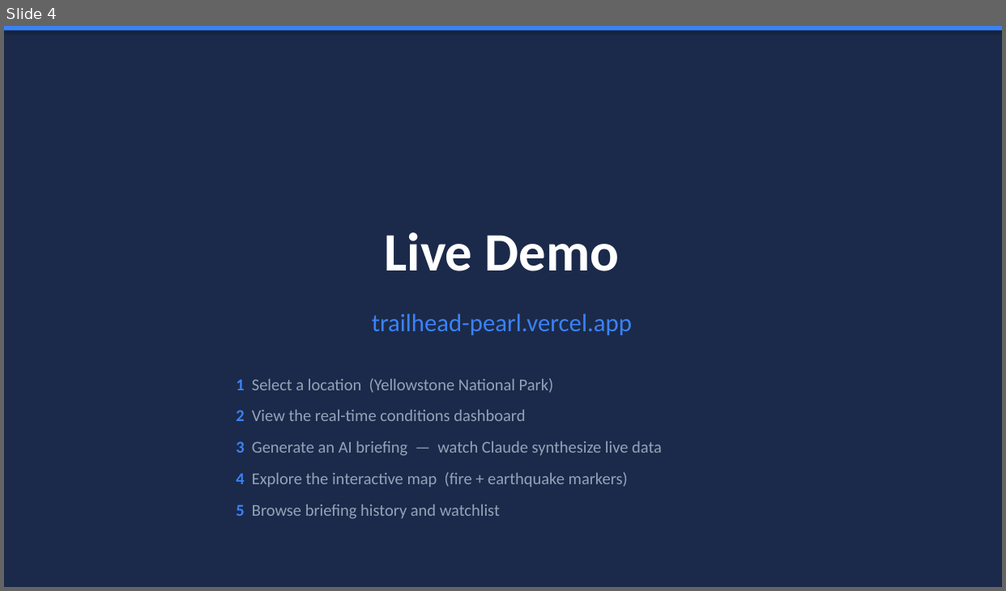
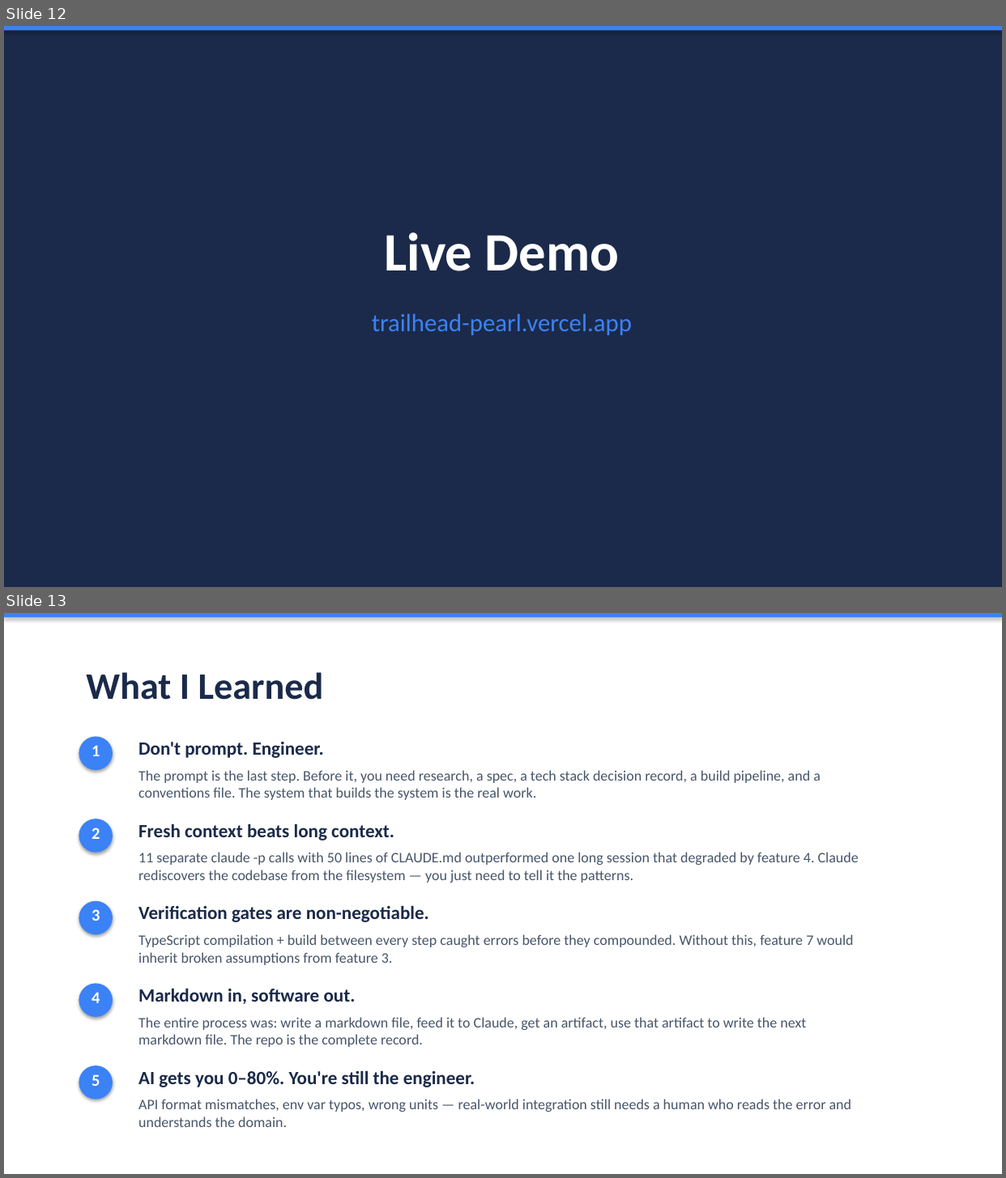
Before and after one commit to keepitsts/claude-ai-brown-bag, a slide deck: presentation/claude-code-brown-bag.pptx. Shown one above the other, each under a label of ours: slide 4 before the commit, slides 12 and 13 after it. The pictures are 1006x591 and 1006x1178 pixels, drawn with LibreOffice and Linux fonts; fonts in the diff are those of the drawing. Boxes give left, top, right and bottom in pixels: in the first picture for what was removed or moved away, otherwise in the second. Text is boxed around its words. In the diff, an @@ line names an element or a change of style, - is before the commit and + after.

```diff
--- a/presentation/claude-code-brown-bag.pptx
+++ b/presentation/claude-code-brown-bag.pptx
@@ slide 13 added at (4, 613, 1002, 1174), background #FFFFFF @@
@@ rectangle added at (4, 613, 1002, 618), fill #3B82F6 @@
@@ text added at (86, 672, 324, 700), 36 pt, text #1B2A4A, bold @@
+What I Learned
@@ ellipse added at (79, 736, 113, 770), fill #3B82F6 @@
@@ text added at (91, 745, 100, 756), 16 pt, text #FFFFFF, bold @@
+1
@@ text added at (138, 742, 324, 758), 18 pt, text #1B2A4A, bold @@
+Don't prompt. Engineer.
@@ text added at (138, 770, 820, 800), 14 pt, text #475569 @@
+The prompt is the last step. Before it, you need research, a spec, a tech stack decision record, a build pipeline, and a conventions file. The system that builds the system is the real work.
@@ ellipse added at (79, 819, 113, 853), fill #3B82F6 @@
@@ text added at (91, 828, 100, 839), 16 pt, text #FFFFFF, bold @@
+2
@@ text added at (138, 824, 394, 841), 18 pt, text #1B2A4A, bold @@
+Fresh context beats long context.
@@ text added at (138, 852, 859, 883), 14 pt, text #475569 @@
+11 separate claude -p calls with 50 lines of CLAUDE.md outperformed one long session that degraded by feature 4. Claude rediscovers the codebase from the filesystem — you just need to tell it the patterns.
@@ ellipse added at (79, 901, 113, 935), fill #3B82F6 @@
@@ text added at (91, 909, 100, 921), 16 pt, text #FFFFFF, bold @@
+3
@@ text added at (138, 905, 429, 922), 18 pt, text #1B2A4A, bold @@
+Verification gates are non-negotiable.
@@ text added at (138, 935, 853, 965), 14 pt, text #475569 @@
+TypeScript compilation + build between every step caught errors before they compounded. Without this, feature 7 would inherit broken assumptions from feature 3.
@@ ellipse added at (79, 983, 113, 1017), fill #3B82F6 @@
@@ text added at (91, 992, 100, 1003), 16 pt, text #FFFFFF, bold @@
+4
@@ text added at (138, 988, 356, 1004), 18 pt, text #1B2A4A, bold @@
+Markdown in, software out.
@@ text added at (138, 1017, 806, 1047), 14 pt, text #475569 @@
+The entire process was: write a markdown file, feed it to Claude, get an artifact, use that artifact to write the next markdown file. The repo is the complete record.
@@ ellipse added at (79, 1066, 113, 1100), fill #3B82F6 @@
@@ text added at (138, 1071, 475, 1088), 18 pt, text #1B2A4A, bold @@
+AI gets you 0–80%. You're still the engineer.
@@ text added at (91, 1075, 100, 1086), 16 pt, text #FFFFFF, bold @@
+5
@@ text added at (138, 1099, 851, 1127), 14 pt, text #475569 @@
+API format mismatches, env var typos, wrong units — real-world integration still needs a human who reads the error and understands the domain.
@@ what was slide 4 is now slide 12 @@
@@ slide 12 changed as well @@
@@ text removed at (236, 378, 554, 393) @@
-1 Select a location (Yellowstone National Park)
@@ text removed at (236, 410, 525, 421) @@
-2 View the real-time conditions dashboard
@@ text removed at (236, 442, 662, 456) @@
-3 Generate an AI briefing — watch Claude synthesize live data
@@ text removed at (236, 472, 628, 487) @@
-4 Explore the interactive map (fire + earthquake markers)
@@ text removed at (236, 505, 500, 519) @@
-5 Browse briefing history and watchlist
```
Also in this commit, not shown: 2 other slides changed, 10 other slides added, 10 slides removed, 2 other files.
